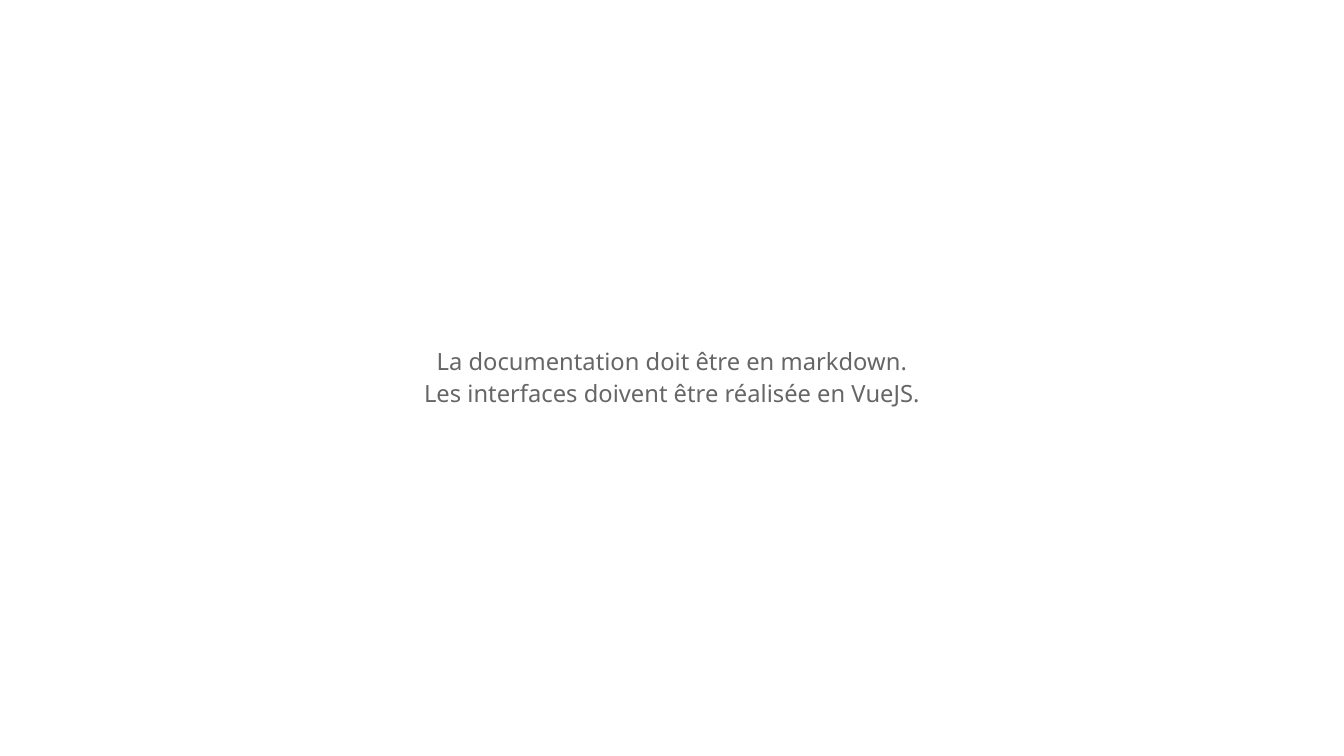
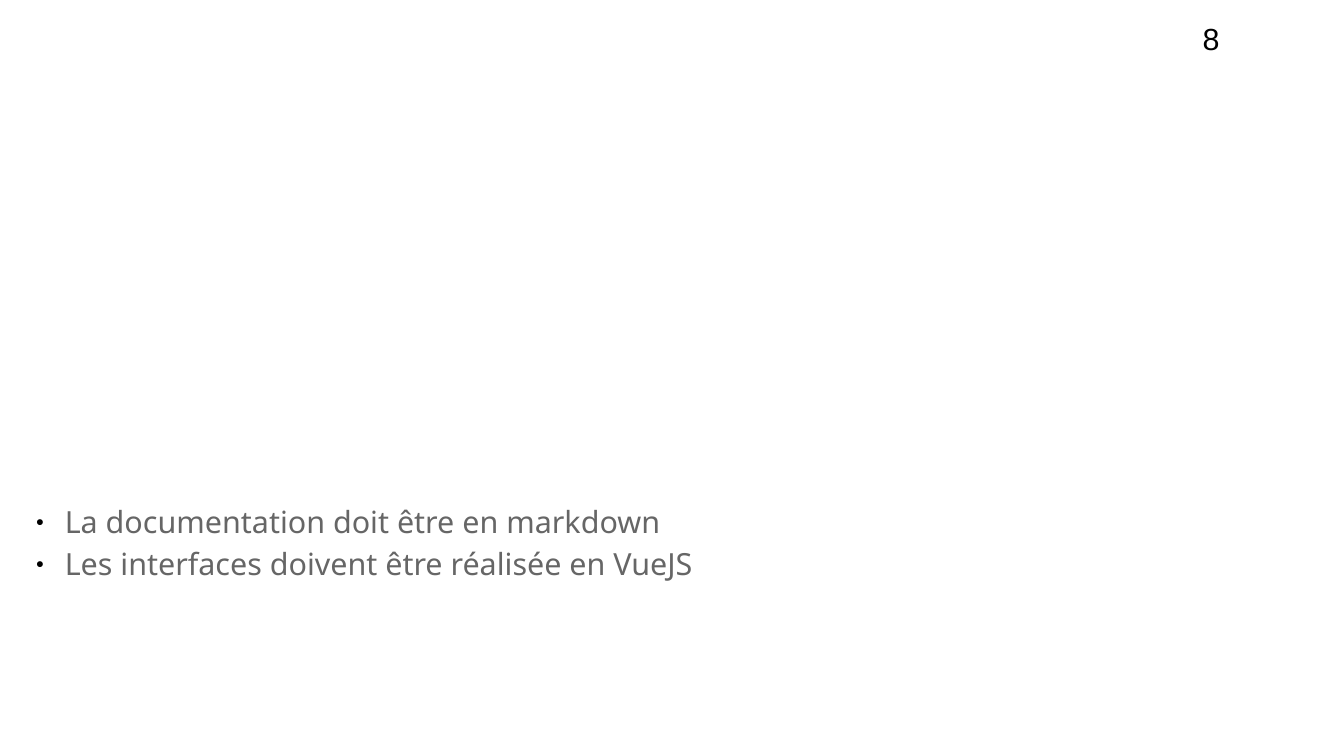
Before and after one commit to Szyckaa/UE-PROJET-DOCS-GESTION, a slide deck: slide 8 of Initialisation/Support de réunion de lancement.odp. Drawn at 1344x756 pixels with LibreOffice and Linux fonts; fonts in the diff are those of the drawing; background and template pictures are left out. Boxes give left, top, right and bottom in pixels: in the first picture for what was removed or moved away, otherwise in the second. Text is boxed around its words. In the diff, an @@ line names an element or a change of style, - is before the commit and + after.

```diff
--- a/Initialisation/Support de réunion de lancement.odp
+++ b/Initialisation/Support de réunion de lancement.odp
@@ page number added at [1203,28,1220,51], 18 pt, text #000000 @@
+8
@@ text "La documentation doit être en ..." at [65,509,692,581]: vertical alignment top to middle @@
@@ text at [65,509,692,581]: text changed; size 14 to 18 pt @@
-La documentation doit être en markdown.
-Les interfaces doivent être réalisée en VueJS.
+● La documentation doit être en markdown
+● Les interfaces doivent être réalisée en VueJS
```
Also in this commit, not shown: 31 other slides changed, 1 slide added, 13 slides removed, 4 other files.
